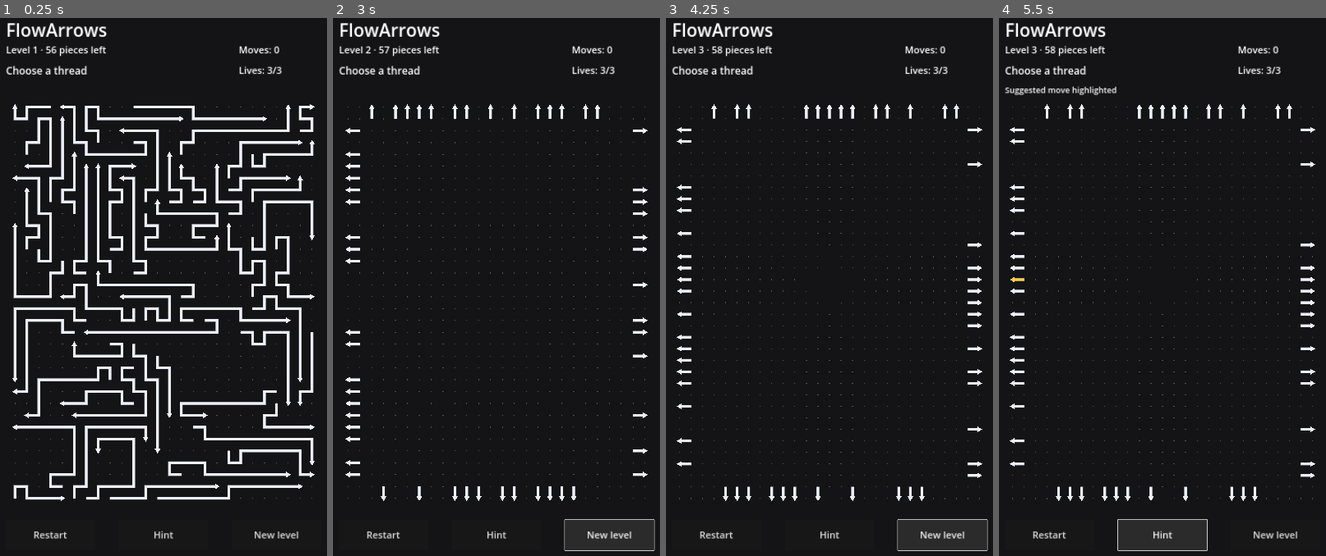
Above: before the commit, frames 1-4 (left to right).
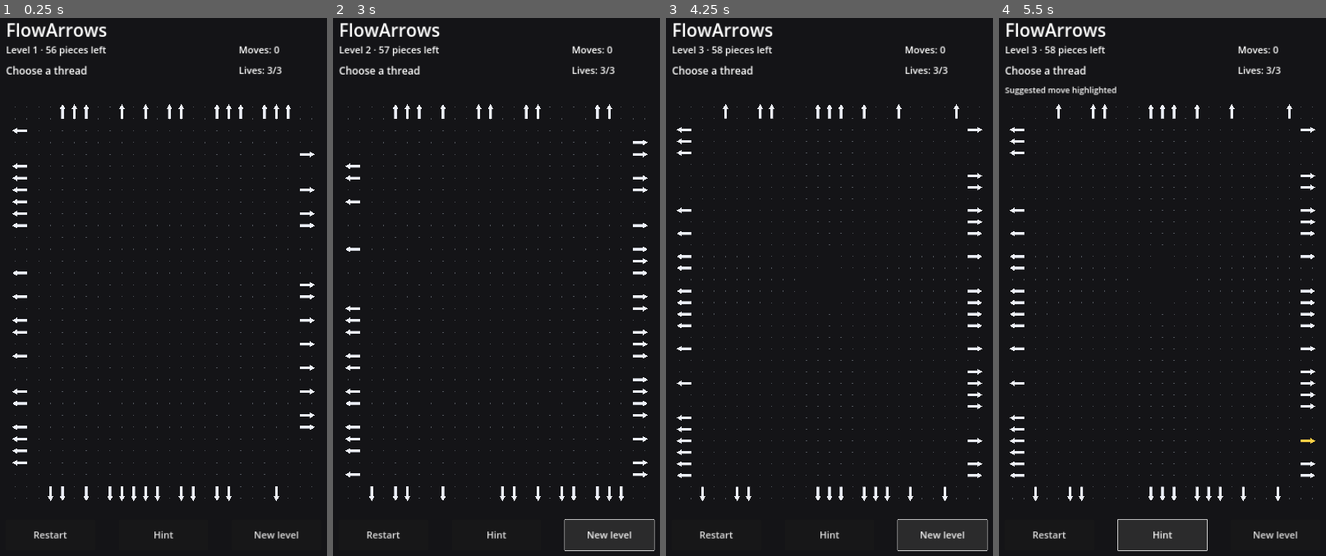
Above: after the commit, the same moments.

Repository: AiRigaLabs01/FlowArrows
Game: Godot game, scene res://src/game/main.tscn
Two runs of this game, one before a commit and one after it. Both use one fixed random seed, a clock stepped at 60 frames per second and the inputs below.
Inputs:
- Up to frame 1 (0.25 s): no input
- Up to frame 2 (3 s): click "Restart" at 0.5 s; click "Restart" at 1.25 s; click "Restart" at 2 s; click "New level" at 2.75 s
- Up to frame 3 (4.25 s): click "New level" at 3.5 s
- Up to frame 4 (5.5 s): click "Hint" at 4.25 s; click "Hint" at 5 s

The runs differ from the first frame. In frame 1, 13% of the frame differs, in the area x 3-97%, y 16-90%; in frame 2, 1.5%; in frame 3, 1.4%; in frame 4, 1.4%.

Commit message:
Build dense levels from exit-aware interior thread heads

Diff:
--- a/src/core/generator.gd
+++ b/src/core/generator.gd
@@ -6,13 +6,10 @@
 const DependencySolverScript = preload("res://src/core/dependency_solver.gd")
 const DifficultyScript = preload("res://src/core/difficulty.gd")
 
-# Dense levels used to be expensive because every path candidate created a full
-# BoardState and ran collision logic over every existing piece. Keep the final
-# mathematical verification, but make candidate rejection lightweight.
-const MAX_GENERATION_ATTEMPTS := 5
-const CANDIDATES_PER_PIECE := 40
+const MAX_GENERATION_ATTEMPTS := 4
 const DIFFICULTY_CANDIDATES := 2
-const PATH_BUILD_ATTEMPTS := 28
+const EXIT_SEED_SAMPLES := 72
+const PATH_BUILD_ATTEMPTS := 18
 
 var rng: RandomNumberGenerator = RandomNumberGenerator.new()
 
@@ -32,17 +29,15 @@
 	var best: Dictionary = {}
 	var best_distance: float = INF
 
-	# Two proven-solvable samples are enough for runtime generation. Difficulty
-	# remains mathematical, but starting a level should feel immediate.
 	for _sample in range(DIFFICULTY_CANDIDATES):
 		for _attempt in range(MAX_GENERATION_ATTEMPTS):
-			var generated := _generate_reverse_solvable(piece_count, board_size, complexity)
+			var generated := _generate_reverse_solvable(piece_count, board_size, complexity, target_density)
 			if generated.is_empty():
 				continue
 			var score: int = int(generated["difficulty"]["score"])
 			var density: float = float(generated["difficulty"]["board_density"])
 			var score_distance := float(absi(score - target_score))
-			var density_penalty := maxf(0.0, target_density - density) * 900.0
+			var density_penalty := absf(target_density - density) * 700.0
 			var distance := score_distance + density_penalty
 			if best.is_empty() or distance < best_distance:
 				best = generated
@@ -60,25 +55,27 @@
 	return piece_count * 5 + 70 + level_term * 24 + int(pow(float(level_term), 1.25) * 5.0)
 
 func _target_board_density(complexity: int) -> float:
-	return minf(0.82 + float(maxi(complexity - 1, 0)) * 0.008, 0.92)
-
-func _generate_reverse_solvable(piece_count: int, board_size: Vector2i, complexity: int) -> Dictionary:
+	# Dense by default, but leave just enough empty cells to preserve exit corridors.
+	return minf(0.84 + float(maxi(complexity - 1, 0)) * 0.006, 0.91)
+
+func _generate_reverse_solvable(piece_count: int, board_size: Vector2i, complexity: int, target_density: float) -> Dictionary:
 	var pieces: Array = []
 	var occupied: Dictionary = {}
 	var insertion_order: Array[String] = []
+	var target_occupied_cells: int = mini(int(round(float(board_size.x * board_size.y) * target_density)), board_size.x * board_size.y - 4)
 
 	for i in range(piece_count):
+		var remaining_pieces: int = piece_count - i
+		var remaining_target_cells: int = maxi(target_occupied_cells - occupied.size(), remaining_pieces * 3)
+		var ideal_length: int = maxi(3, int(round(float(remaining_target_cells) / float(remaining_pieces))))
 		var accepted = null
-		for _candidate in range(CANDIDATES_PER_PIECE):
-			var cells: Array[Vector2i] = _build_path(board_size, occupied, complexity)
-			if cells.is_empty():
-				continue
-			var direction: Vector2i = _exit_direction(cells, board_size)
-			# This replaces construction of a temporary board for every candidate.
-			# It simulates only this thread against the occupancy hash, including
-			# self-overlap, so the acceptance rule is the same but much cheaper.
-			if not _candidate_can_exit(cells, direction, board_size, occupied):
-				continue
+
+		for _candidate in range(PATH_BUILD_ATTEMPTS):
+			var built: Dictionary = _build_exit_aware_path(board_size, occupied, complexity, ideal_length)
+			if built.is_empty():
+				continue
+			var cells: Array[Vector2i] = built["cells"]
+			var direction: Vector2i = built["direction"]
 			var id := _piece_id(i)
 			accepted = PieceScript.new(id, cells, direction)
 			break
@@ -95,7 +92,8 @@
 	for i in range(insertion_order.size() - 1, -1, -1):
 		known_solution.append(insertion_order[i])
 
-	# One exact dependency-graph pass remains as the final correctness oracle.
+	# Reverse construction is already a proof of solvability. Keep the graph solver
+	# as an independent correctness oracle and to derive the actual dependency order.
 	var graph_solution: Array[String] = DependencySolverScript.new().solve(board)
 	if graph_solution.size() != piece_count:
 		return {}
@@ -106,106 +104,142 @@
 		"difficulty": DifficultyScript.new().estimate(board, graph_solution),
 	}
 
-func _candidate_can_exit(cells: Array[Vector2i], direction: Vector2i, board_size: Vector2i, occupied: Dictionary) -> bool:
-	var positions: Array[Vector2i] = cells.duplicate()
-	var max_steps: int = board_size.x + board_size.y + positions.size() + 4
-	for _step in range(max_steps):
-		var previous: Array[Vector2i] = positions.duplicate()
-		for i in range(positions.size() - 1):
-			positions[i] = previous[i + 1]
-		positions[-1] = previous[-1] + direction
-
-		var inside_count := 0
-		var own_cells: Dictionary = {}
-		for cell: Vector2i in positions:
-			if not _inside(cell, board_size):
-				continue
-			inside_count += 1
-			var key := _cell_key(cell)
-			if own_cells.has(key) or occupied.has(key):
-				return false
-			own_cells[key] = true
-		if inside_count == 0:
-			return true
-	return false
-
-func _build_path(board_size: Vector2i, occupied: Dictionary, complexity: int) -> Array[Vector2i]:
-	var min_length: int = mini(6 + int((complexity - 1) / 6), 9)
-	var max_length: int = mini(14 + int((complexity - 1) / 2), 20)
-	var spread: int = maxi(max_length - min_length, 1)
-	var target_length: int = max_length - int(pow(rng.randf(), 2.0) * float(spread))
+func _build_exit_aware_path(board_size: Vector2i, occupied: Dictionary, complexity: int, ideal_length: int) -> Dictionary:
+	# Pick the arrow head first. Its forward ray must currently be clear, which makes
+	# the new thread removable by construction. Later inserted threads are allowed to
+	# occupy that ray and become blockers, naturally creating an acyclic dependency DAG.
+	var seed: Dictionary = _choose_exit_seed(board_size, occupied)
+	if seed.is_empty():
+		return {}
+	var head: Vector2i = seed["head"]
+	var exit_direction: Vector2i = seed["direction"]
+	var first_tail: Vector2i = head - exit_direction
+	if not _inside(first_tail, board_size):
+		return {}
+	if occupied.has(_cell_key(first_tail)):
+		return {}
+
+	var min_length: int = maxi(5, ideal_length - 4)
+	var max_length: int = mini(20, maxi(min_length, ideal_length + 5 + int((complexity - 1) / 4)))
+	var target_length: int = clampi(ideal_length + rng.randi_range(-2, 4), min_length, max_length)
 	var desired_turns: int = mini(2 + int((complexity - 1) / 3), 7)
-	var minimum_accepted_length: int = maxi(min_length, int(ceil(float(target_length) * 0.72)))
-
-	for _attempt in range(PATH_BUILD_ATTEMPTS):
-		var start := _choose_empty_start(board_size, occupied)
-		if start.x < 0:
-			return []
-		var path: Array[Vector2i] = [start]
-		var path_keys: Dictionary = {_cell_key(start): true}
-		var previous_direction := Vector2i.ZERO
-		var turns := 0
-		while path.size() < target_length:
-			var candidates: Array[Vector2i] = []
-			var turning_candidates: Array[Vector2i] = []
-			var straight_candidates: Array[Vector2i] = []
-			for direction: Vector2i in [Vector2i.UP, Vector2i.DOWN, Vector2i.LEFT, Vector2i.RIGHT]:
-				var next: Vector2i = path[-1] + direction
-				var key := _cell_key(next)
-				if not _inside(next, board_size) or occupied.has(key) or path_keys.has(key):
-					continue
-				candidates.append(next)
-				if previous_direction != Vector2i.ZERO and direction != previous_direction and direction != -previous_direction:
-					turning_candidates.append(next)
-				elif previous_direction == Vector2i.ZERO or direction == previous_direction:
-					straight_candidates.append(next)
-			if candidates.is_empty():
-				break
-
-			var next_cell: Vector2i
-			if turns < desired_turns and not turning_candidates.is_empty():
-				next_cell = turning_candidates[rng.randi_range(0, turning_candidates.size() - 1)]
-			elif not straight_candidates.is_empty() and rng.randf() < 0.70:
-				next_cell = straight_candidates[rng.randi_range(0, straight_candidates.size() - 1)]
-			else:
-				next_cell = _choose_dense_candidate(candidates, occupied)
-
-			var direction: Vector2i = next_cell - path[-1]
-			if previous_direction != Vector2i.ZERO and direction != previous_direction:
-				turns += 1
-			previous_direction = direction
-			path.append(next_cell)
-			path_keys[_cell_key(next_cell)] = true
-
-		if path.size() >= minimum_accepted_length and turns >= mini(desired_turns, path.size() - 2):
-			return path
-	return []
-
-func _choose_empty_start(board_size: Vector2i, occupied: Dictionary) -> Vector2i:
-	var best := Vector2i(-1, -1)
-	var best_score := -1
-	for _i in range(18):
-		var cell := Vector2i(rng.randi_range(0, board_size.x - 1), rng.randi_range(0, board_size.y - 1))
-		if occupied.has(_cell_key(cell)):
+
+	var head_to_tail: Array[Vector2i] = [head, first_tail]
+	var path_keys: Dictionary = {
+		_cell_key(head): true,
+		_cell_key(first_tail): true,
+	}
+	var previous_direction: Vector2i = first_tail - head
+	var turns := 0
+
+	while head_to_tail.size() < target_length:
+		var current: Vector2i = head_to_tail[-1]
+		var candidates: Array[Vector2i] = []
+		var straight: Array[Vector2i] = []
+		var turning: Array[Vector2i] = []
+		for direction: Vector2i in [Vector2i.UP, Vector2i.DOWN, Vector2i.LEFT, Vector2i.RIGHT]:
+			var next := current + direction
+			var key := _cell_key(next)
+			if not _inside(next, board_size) or occupied.has(key) or path_keys.has(key):
+				continue
+			candidates.append(next)
+			if direction == previous_direction:
+				straight.append(next)
+			elif direction != -previous_direction:
+				turning.append(next)
+		if candidates.is_empty():
+			break
+
+		var next_cell: Vector2i
+		if turns < desired_turns and not turning.is_empty():
+			next_cell = _choose_growth_candidate(turning, board_size, occupied, path_keys)
+		elif not straight.is_empty() and rng.randf() < 0.62:
+			next_cell = _choose_growth_candidate(straight, board_size, occupied, path_keys)
+		else:
+			next_cell = _choose_growth_candidate(candidates, board_size, occupied, path_keys)
+
+		var direction := next_cell - current
+		if direction != previous_direction:
+			turns += 1
+		previous_direction = direction
+		head_to_tail.append(next_cell)
+		path_keys[_cell_key(next_cell)] = true
+
+	var minimum_accepted_length: int = maxi(5, int(round(float(target_length) * 0.70)))
+	if head_to_tail.size() < minimum_accepted_length:
+		return {}
+
+	var cells: Array[Vector2i] = head_to_tail.duplicate()
+	cells.reverse()
+	return {
+		"cells": cells,
+		"direction": exit_direction,
+	}
+
+func _choose_exit_seed(board_size: Vector2i, occupied: Dictionary) -> Dictionary:
+	var best: Dictionary = {}
+	var best_score := -1000000.0
+	var directions: Array[Vector2i] = [Vector2i.UP, Vector2i.DOWN, Vector2i.LEFT, Vector2i.RIGHT]
+
+	for _sample in range(EXIT_SEED_SAMPLES):
+		var head := Vector2i(rng.randi_range(0, board_size.x - 1), rng.randi_range(0, board_size.y - 1))
+		if occupied.has(_cell_key(head)):
 			continue
-		var score := _occupied_neighbor_count(cell, occupied)
-		if score > best_score:
-			best = cell
-			best_score = score
-	if best.x >= 0:
+		for direction: Vector2i in directions:
+			var first_tail := head - direction
+			if not _inside(first_tail, board_size) or occupied.has(_cell_key(first_tail)):
+				continue
+			var ray_steps: int = _clear_exit_ray_steps(head, direction, board_size, occupied)
+			if ray_steps < 0:
+				continue
+			# Prefer heads deeper inside the field and near existing geometry. This is the
+			# key difference from the old fallback-like look where all heads sat on edges.
+			var score := float(ray_steps * 5 + _occupied_neighbor_count(head, occupied) * 3)
+			score += rng.randf() * 3.0
+			if score > best_score:
+				best_score = score
+				best = {"head": head, "direction": direction}
+
+	if not best.is_empty():
 		return best
+
+	# Deterministic scan as a last chance when the board is already very dense.
 	for y in range(board_size.y):
 		for x in range(board_size.x):
-			var cell := Vector2i(x, y)
-			if not occupied.has(_cell_key(cell)):
-				return cell
-	return Vector2i(-1, -1)
-
-func _choose_dense_candidate(candidates: Array[Vector2i], occupied: Dictionary) -> Vector2i:
-	var best_score := -1
+			var head := Vector2i(x, y)
+			if occupied.has(_cell_key(head)):
+				continue
+			for direction: Vector2i in directions:
+				var first_tail := head - direction
+				if not _inside(first_tail, board_size) or occupied.has(_cell_key(first_tail)):
+					continue
+				if _clear_exit_ray_steps(head, direction, board_size, occupied) >= 0:
+					return {"head": head, "direction": direction}
+	return {}
+
+func _clear_exit_ray_steps(head: Vector2i, direction: Vector2i, board_size: Vector2i, occupied: Dictionary) -> int:
+	var cursor := head + direction
+	var steps := 0
+	while _inside(cursor, board_size):
+		if occupied.has(_cell_key(cursor)):
+			return -1
+		steps += 1
+		cursor += direction
+	return steps
+
+func _choose_growth_candidate(candidates: Array[Vector2i], board_size: Vector2i, occupied: Dictionary, path_keys: Dictionary) -> Vector2i:
+	var best_score := -1000000
 	var best: Array[Vector2i] = []
-	for cell in candidates:
-		var score := _occupied_neighbor_count(cell, occupied)
+	for cell: Vector2i in candidates:
+		var free_neighbors := 0
+		for direction: Vector2i in [Vector2i.UP, Vector2i.DOWN, Vector2i.LEFT, Vector2i.RIGHT]:
+			var neighbor := cell + direction
+			var key := _cell_key(neighbor)
+			if _inside(neighbor, board_size) and not occupied.has(key) and not path_keys.has(key):
+				free_neighbors += 1
+		# Pack near existing lines, but preserve enough onward choices to avoid short
+		# dead-end fragments. A small random term prevents repeated regular patterns.
+		var score := _occupied_neighbor_count(cell, occupied) * 3 + free_neighbors * 2 + rng.randi_range(0, 2)
 		if score > best_score:
 			best_score = score
 			best = [cell]
@@ -215,18 +249,10 @@
 
 func _occupied_neighbor_count(cell: Vector2i, occupied: Dictionary) -> int:
 	var count := 0
-	for direction in [Vector2i.UP, Vector2i.DOWN, Vector2i.LEFT, Vector2i.RIGHT]:
+	for direction: Vector2i in [Vector2i.UP, Vector2i.DOWN, Vector2i.LEFT, Vector2i.RIGHT]:
 		if occupied.has(_cell_key(cell + direction)):
 			count += 1
 	return count
-
-func _exit_direction(cells: Array[Vector2i], board_size: Vector2i) -> Vector2i:
-	var head: Vector2i = cells[-1]
-	var previous: Vector2i = cells[-2]
-	var forward: Vector2i = head - previous
-	if forward in [Vector2i.UP, Vector2i.DOWN, Vector2i.LEFT, Vector2i.RIGHT]:
-		return forward
-	return Vector2i.RIGHT
 
 func _piece_id(index: int) -> String:
 	return "P%d" % index
